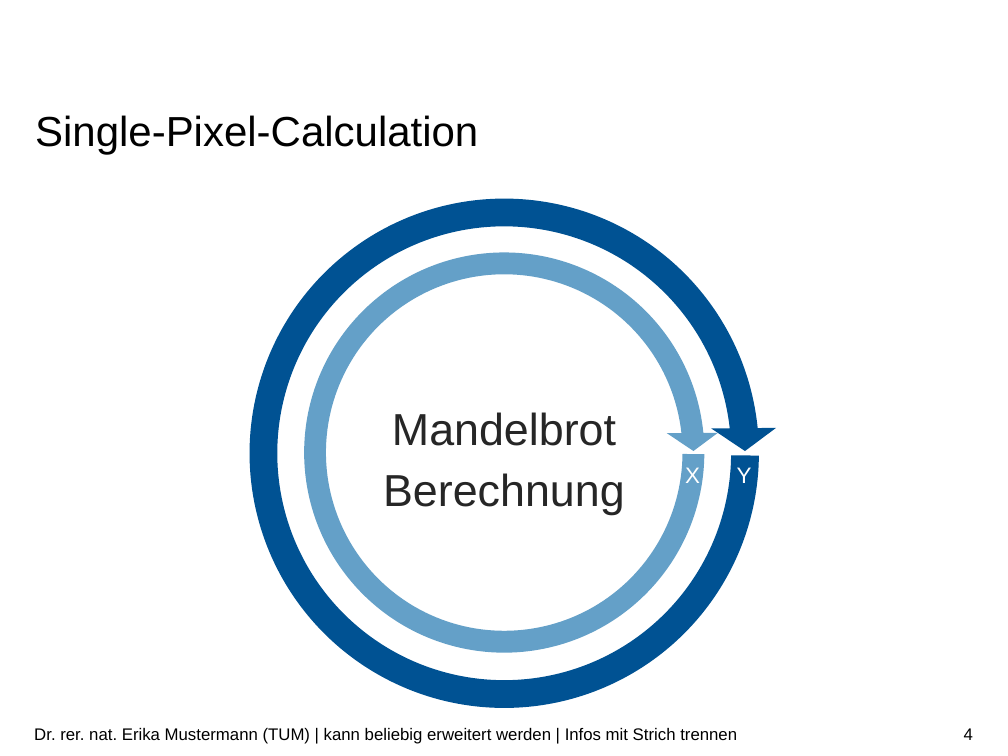
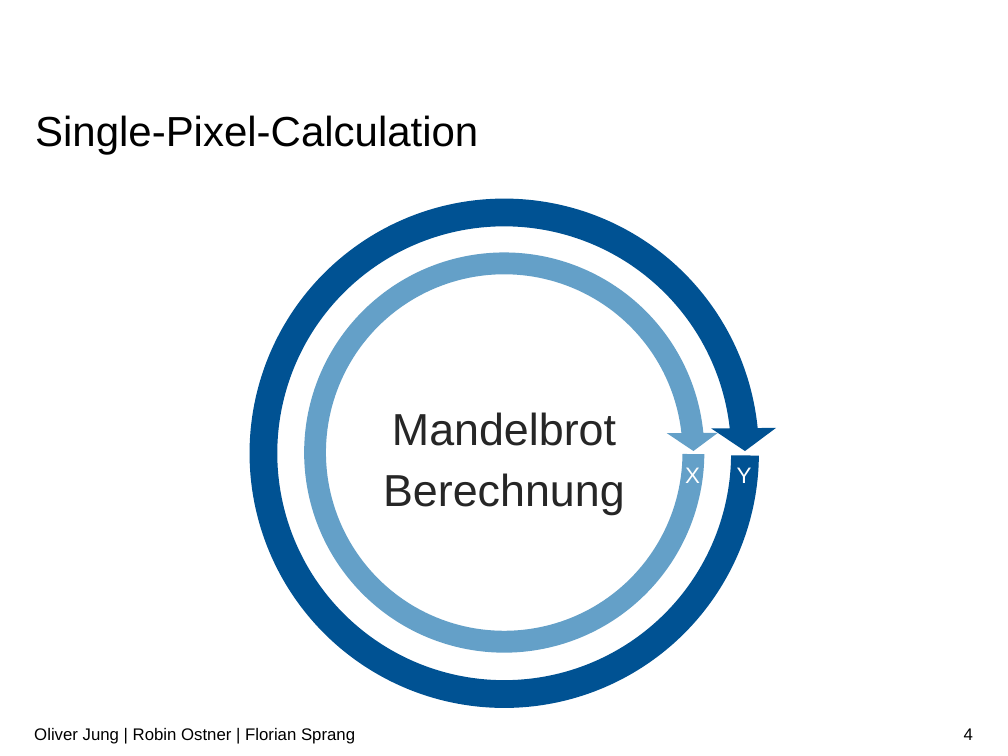
Before and after one commit to RobinOstner/IMGe, a slide deck: slide 4 of DONT TOUCH THIS !!!!!!!!!!!/Abgabe/Präsentation.pptx. Drawn at 1008x756 pixels with LibreOffice and Linux fonts; fonts in the diff are those of the drawing; background and template pictures are left out. Boxes give left, top, right and bottom in pixels: in the first picture for what was removed or moved away, otherwise in the second. Text is boxed around its words. In the diff, an @@ line names an element or a change of style, - is before the commit and + after.

```diff
--- a/DONT TOUCH THIS !!!!!!!!!!!/Abgabe/Präsentation.pptx
+++ b/DONT TOUCH THIS !!!!!!!!!!!/Abgabe/Präsentation.pptx
@@ text at <box>34,728,355,744</box>: text changed @@
-Dr. rer. nat. Erika Mustermann (TUM) | kann beliebig erweitert werden | Infos mit Strich trennen
+Oliver Jung | Robin Ostner | Florian Sprang
```
Also in this commit, not shown: 2 other slides changed, 18 slides removed.
